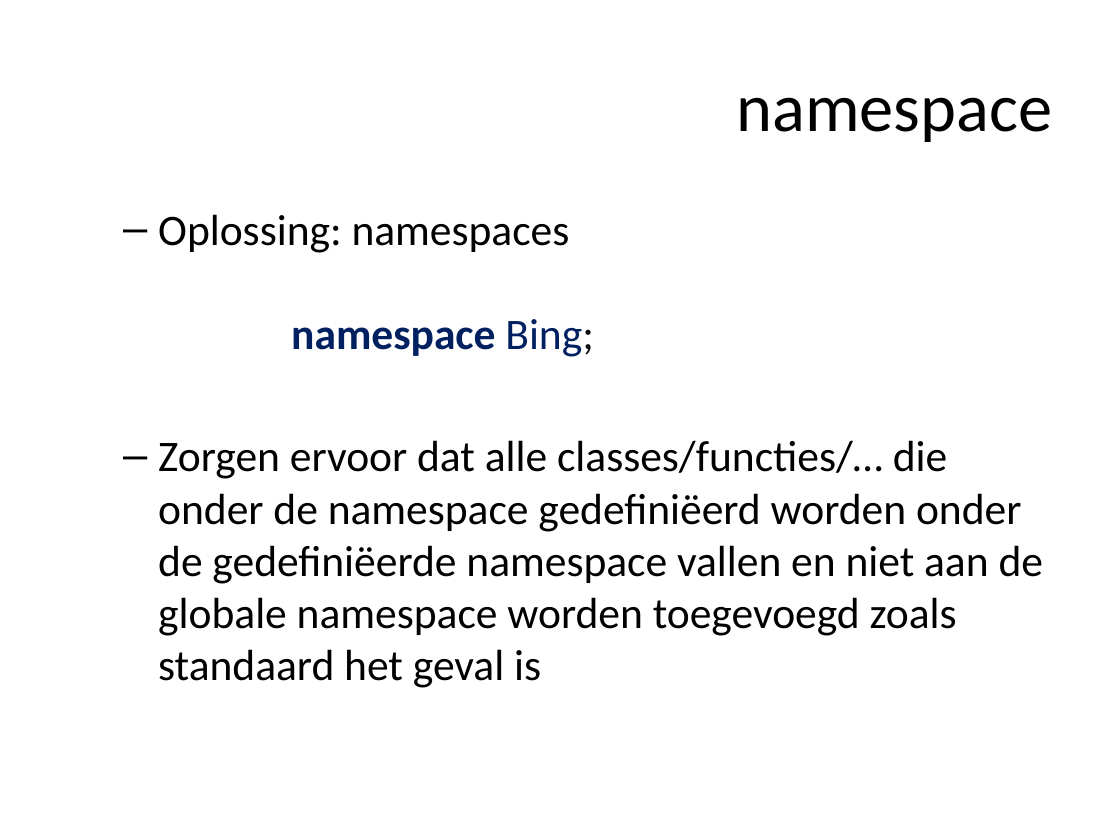
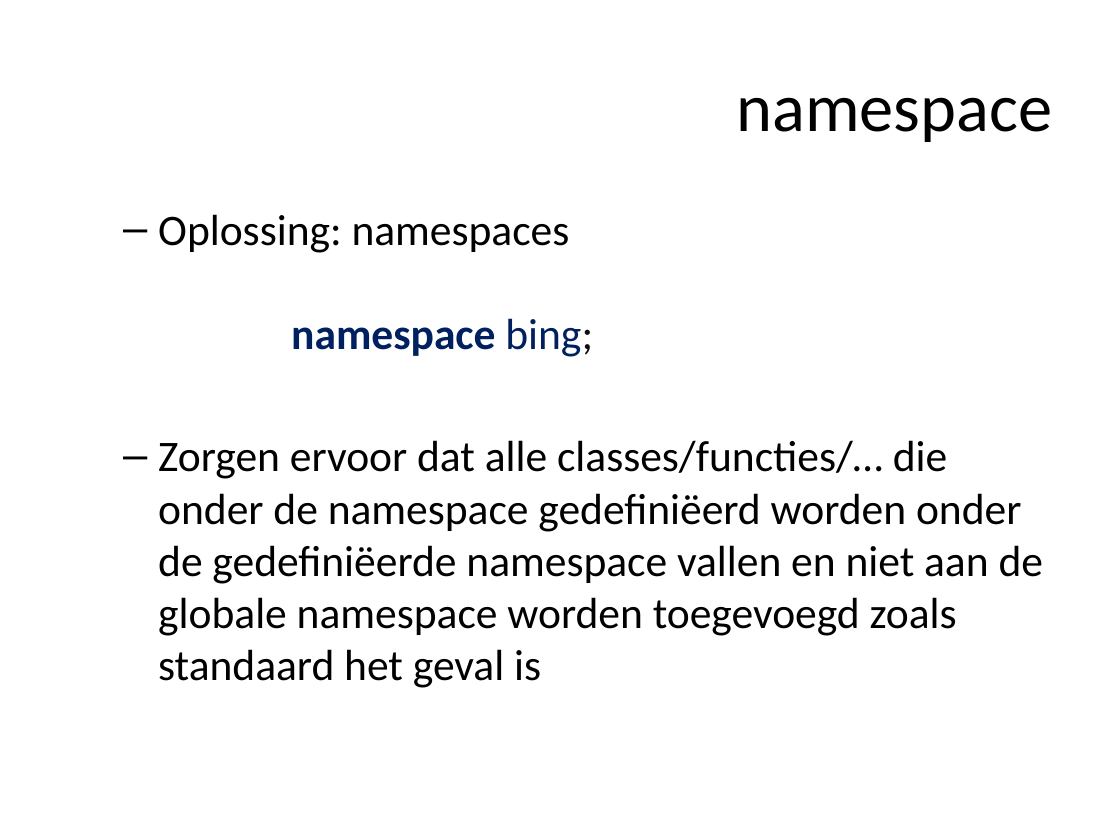
Before and after one commit to ajkea/web-backend-1, a slide deck: slide 143 of public/cursus/web-backend-cursus.pptx. Drawn at 1120x840 pixels with LibreOffice and Linux fonts; fonts in the diff are those of the drawing. Boxes give left, top, right and bottom in pixels: in the first picture for what was removed or moved away, otherwise in the second. Text is boxed around its words. In the diff, an @@ line names an element or a change of style, - is before the commit and + after.

Commit message:
correct namespace slides

```diff
--- a/public/cursus/web-backend-cursus.pptx
+++ b/public/cursus/web-backend-cursus.pptx
@@ text at [158, 214, 593, 357]: text changed @@
-  – Oplossing: namespaces
-    namespace Bing;
+  – Oplossing: namespaces
+    namespace bing;
```
Also in this commit, not shown: 3 other slides changed, 1 other file.
